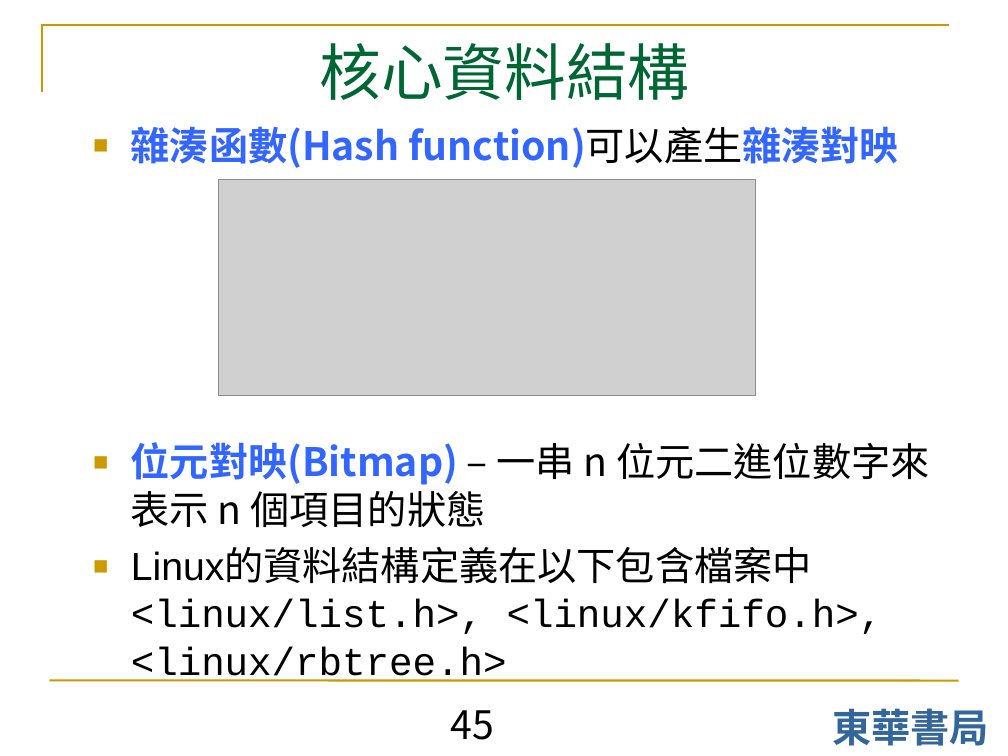
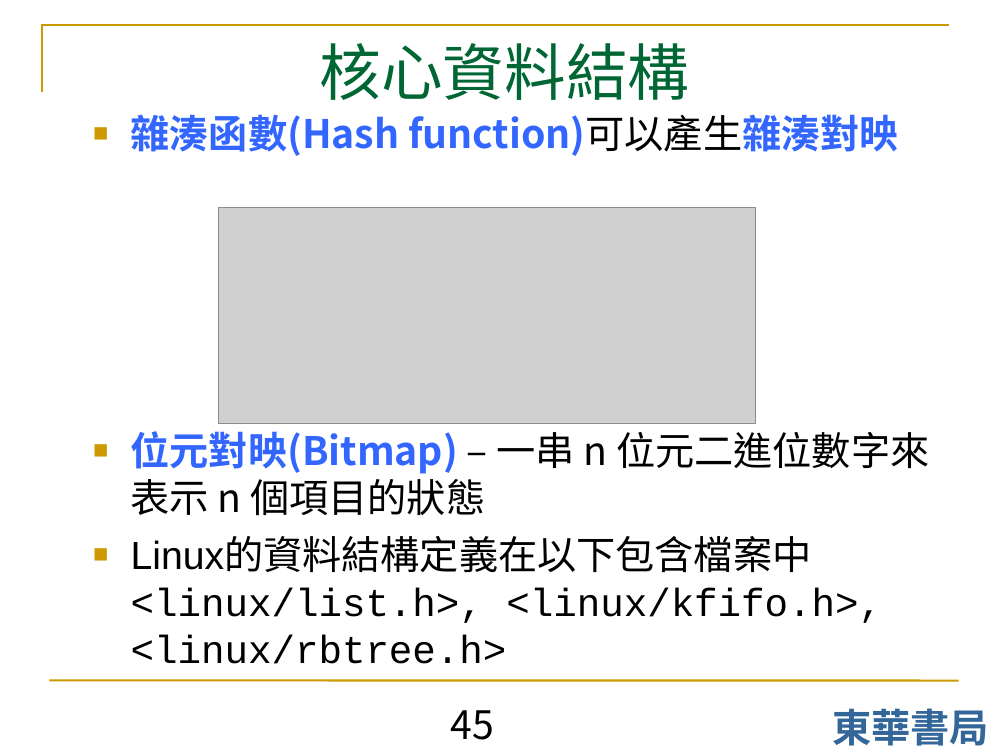
Before and after one commit to shouzo/Operating-System_pages, a slide deck: slide 45 of class-tutorial/chapter_1.ppt. Drawn at 1008x756 pixels with LibreOffice and Linux fonts; fonts in the diff are those of the drawing; grey boxes stand for pictures. Boxes give left, top, right and bottom in pixels: in the first picture for what was removed or moved away, otherwise in the second. Text is boxed around its words. In the diff, an @@ line names an element or a change of style, - is before the commit and + after.

```diff
--- a/class-tutorial/chapter_1.ppt
+++ b/class-tutorial/chapter_1.ppt
@@ text "雜湊函數(Hash function)可以產生雜湊對映" rewrapped from (131,126,929,682) to (131,114,929,664) @@
@@ picture: place and size @@
-picture at (218,179,755,396)
+picture at (218,208,755,424)
```
Also in this commit, not shown: 12 other slides changed.
